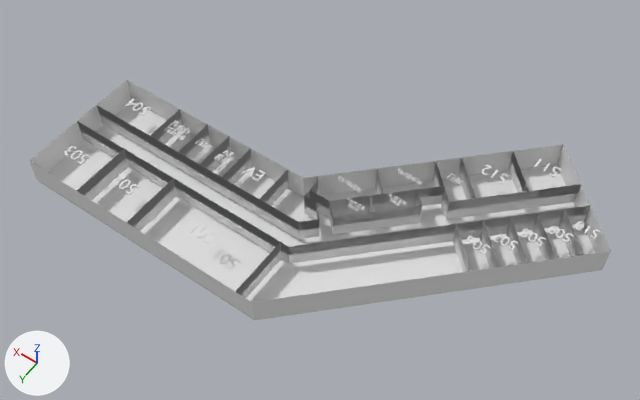
The glTF model app/assets/3d/5floor.glb: old version first, new version second.
Before and after are seen from a 50 mm lens placed at (-357.0, 470.0, 746.0), pointed at (-19.0, -3.0, 2.0). The axes (+X, +Y, +Z) are drawn at lower left. The lights are the same throughout. Vertices at the same position are counted once.

Script lines for the objects in view, before the commit:
```python
ob_floorandwalls_4f = bpy.data.objects.new('FloorAndWalls_4F', me_floorandwalls_4f_mesh_018)
ob_floorandwalls_4f.location = (0.0, 0.0, 0.0)
ob_innerwalls_4f = bpy.data.objects.new('InnerWalls_4F', me_innerwalls_4f_mesh_002)
ob_innerwalls_4f.location = (0.0, 0.0, 0.0)
ob_text_009 = bpy.data.objects.new('Text.009', me_text_049)
ob_text_009.location = (145.0, 115.0, 30.0)
ob_text_010 = bpy.data.objects.new('Text.010', me_text_050)
ob_text_010.location = (215.0, 115.0, 30.0)
ob_text_011 = bpy.data.objects.new('Text.011', me_text_051)
ob_text_011.location = (210.0, 25.0, 30.0)
ob_text_012 = bpy.data.objects.new('Text.012', me_text_052)
ob_text_012.location = (150.0, 25.0, 30.0)
ob_text_015 = bpy.data.objects.new('Text.015', me_text_055)
ob_text_015.location = (-230.0, -70.0, 30.0)
ob_text_016 = bpy.data.objects.new('Text.016', me_text_056)
ob_text_016.location = (-250.0, -90.0, 30.0)
```
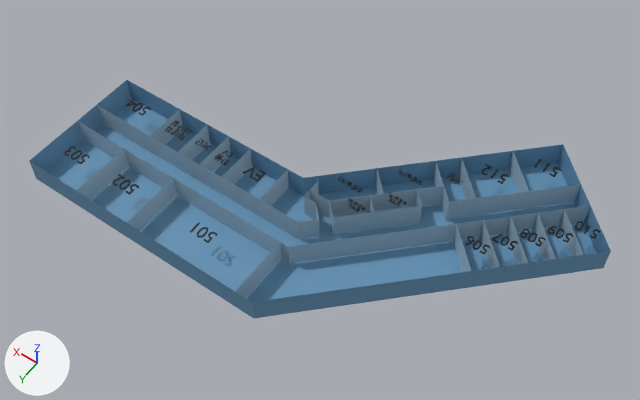
Changed parts and their boxes [x1, y1, x2, y2] in the pictures (640 x 400 px):
'FloorAndWalls_4F', reshaped: before [29, 80, 611, 320]; after [29, 80, 611, 318]
'Text.012', recoloured (grey to blue): [164, 120, 192, 140] in both
'Text.009', recoloured: [112, 174, 139, 195] in both
'Text.010', recoloured: [64, 146, 90, 164] in both
'Text.015', recoloured: [520, 229, 546, 247] in both
'Text.011', recoloured: [125, 98, 151, 116] in both
'Text.016', recoloured: [548, 226, 573, 243] in both
'Text.018', recoloured: [481, 164, 509, 184] in both
part 1 of me_floorandwalls_4f_mesh_018, recoloured (grey to blue): [29, 80, 611, 318] in both
part 2 of me_innerwalls_4f_mesh_002, cut back: [77, 105, 591, 298] in both

Edits to the bpy script that builds the scene:
```text
Add mat_mat_text:
    mat_mat_text = principled_material('Mat_Text')
    mat_mat_text.base_color = (0.0, 0.0, 0.0)  # black #000000
Add mat_mat_inner:
    mat_mat_inner = principled_material('Mat_Inner')
    mat_mat_inner.base_color = (0.35, 0.5, 0.62)  # blue #a0bcce
Add mat_mat_outer:
    mat_mat_outer = principled_material('Mat_Outer')
    mat_mat_outer.base_color = (0.13, 0.3, 0.48)  # blue #6595b8
Change me_floorandwalls_4f_mesh_018:
    used by ob_floorandwalls_4f; location = (0.0, 0.0, 0.0)
    remove me_floorandwalls_4f_mesh_018.from_pydata(...)  # 32 vertices, 54 faces; spans x -300.0..250.0, y -200.0..151.0, z -5.0..30.0
    add me_floorandwalls_4f_mesh_018.from_pydata(...)  # 32 vertices, 54 faces; spans x -300.0..250.0, y -200.0..151.0, z -1.0..30.0
    me_floorandwalls_4f_mesh_018 part 1: 54 faces spanning x -300.0..250.0, y -200.0..151.0, z -1.0..30.0 switch from mat_building_gray_002 (white #e7e7e7) to mat_mat_outer (blue #6595b8)
Change me_innerwalls_4f_mesh_002:
    used by ob_innerwalls_4f; location = (0.0, 0.0, 0.0)
    remove me_innerwalls_4f_mesh_002.from_pydata(...)  # 159 vertices, 219 faces; spans x -280.0..250.0, y -160.0..150.0, z 0.0..30.0
    remove me_innerwalls_4f_mesh_002.materials.append(mat_building_gray_002)  # white #e7e7e7
    add me_innerwalls_4f_mesh_002.from_pydata(...)  # 106 vertices, 64 faces; spans x -280.0..250.0, y -160.0..150.0, z 0.0..30.0
    me_innerwalls_4f_mesh_002 part 2
    53 vertices are removed from x -280.0..250.0, y -160.0..150.0, z 15.0
    219 faces are deleted
    64 new faces join them
    add me_innerwalls_4f_mesh_002.materials.append(mat_mat_inner)  # blue #a0bcce
Change me_text_049:
    where me_text_049.from_pydata(...)  # 526 vertices, 1044 faces; spans x -14.0..14.3, y -6.2..7.8, z -0.5..0.5
    add me_text_049.materials.append(mat_mat_text)  # black #000000
Change me_text_050:
    where me_text_050.from_pydata(...)  # 642 vertices, 1276 faces; spans x -14.0..13.5, y -6.2..7.8, z -0.5..0.5
    add me_text_050.materials.append(mat_mat_text)  # black #000000
Change me_text_051:
    where me_text_051.from_pydata(...)  # 378 vertices, 752 faces; spans x -14.0..14.4, y -6.2..7.8, z -0.5..0.5
    add me_text_051.materials.append(mat_mat_text)  # black #000000
Change me_text_052:
    where me_text_052.from_pydata(...)  # 1148 vertices, 2244 faces; spans x -13.4..12.8, y -8.8..10.3, z -0.5..0.5
    add me_text_052.materials.append(mat_mat_text)  # black #000000
Change me_text_055:
    where me_text_055.from_pydata(...)  # 732 vertices, 1464 faces; spans x -11.9..12.2, y -5.3..6.6, z -0.5..0.5
    add me_text_055.materials.append(mat_mat_text)  # black #000000
Change me_text_056:
    where me_text_056.from_pydata(...)  # 614 vertices, 1224 faces; spans x -11.9..12.1, y -5.3..6.6, z -0.5..0.5
    add me_text_056.materials.append(mat_mat_text)  # black #000000
Change me_text_058:
    where me_text_058.from_pydata(...)  # 342 vertices, 672 faces; spans x -14.0..14.3, y -6.2..7.8, z -0.5..0.5
    add me_text_058.materials.append(mat_mat_text)  # black #000000
```
